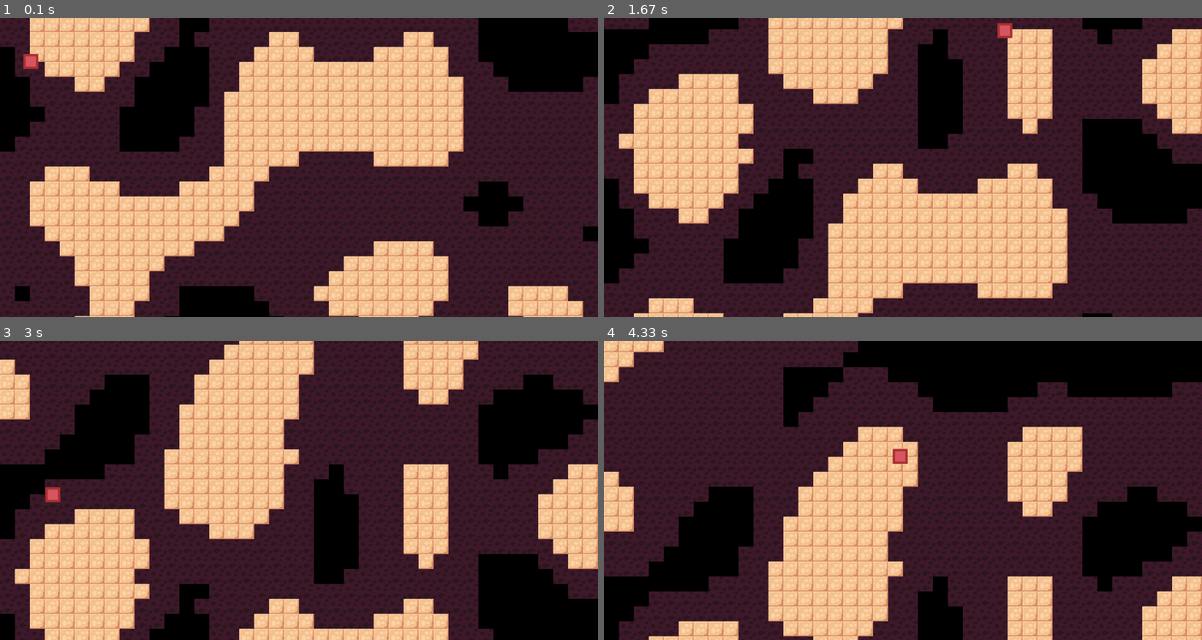
Above: before the commit, frames 1-4 (two rows, left to right).
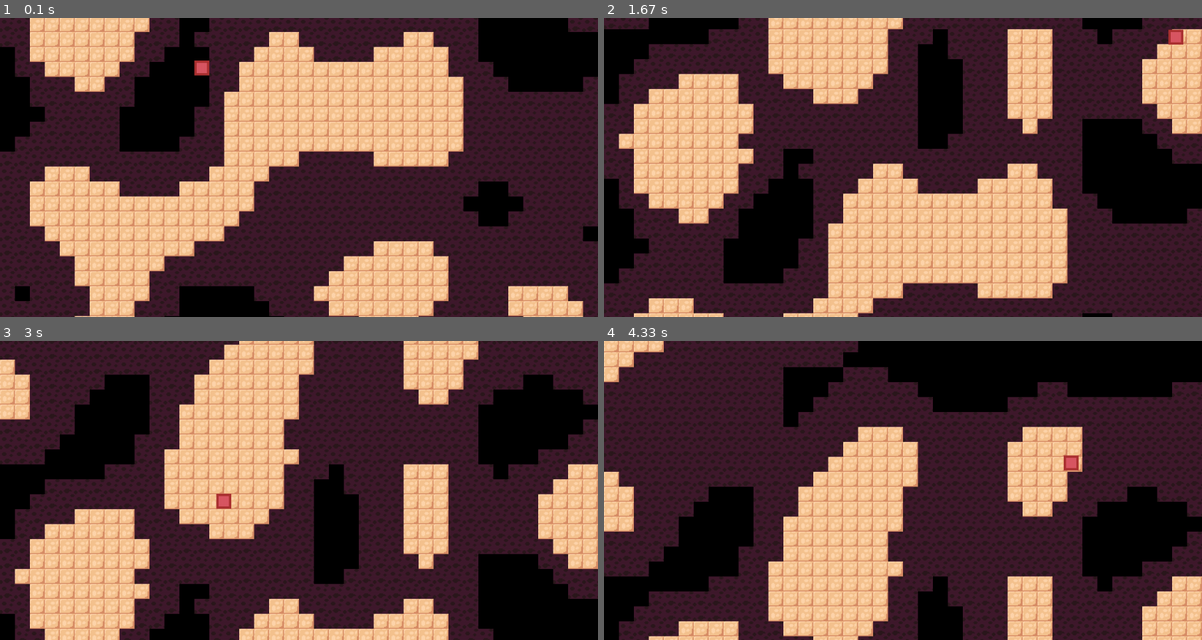
Above: after the commit, the same moments.

Repository: ARKANYOTA/Pygame-Test
Game: pygame game, started from scripts/index.py
Same seed, same stepped clock (60 frames per second), same inputs: the game is played once before the commit and once after it.
Inputs:
- Up to frame 1 (0.1 s): no input
- Up to frame 2 (1.67 s): hold D 0.33-0.8 s; hold W 0.83-1.13 s; tap Z at 0.9, 1.23, 1.53 s; hold D 1.17-1.63 s
- Up to frame 3 (3 s): hold A 1.67-2.2 s; tap Z at 1.73, 2.03, 2.3, 2.63, 2.93 s; hold S 2.23-2.53 s; hold A 2.57-2.97 s
- Up to frame 4 (4.33 s): hold W 3-3.37 s; tap Z at 3.07, 3.47, 3.77, 4.13 s; hold D 3.4-4.03 s; hold S from 4.07 s (still down)

The runs differ from the first frame. In frame 1, 0.3% of the frame differs, in the area x 3-35%, y 12-20%; in frame 2, 0.3%, in the area x 65-97%, y 1-9%; in frame 3, 0.3%; in frame 4, 0.3%.

Commit message:
Spiral Iteration

Diff:
--- a/scripts/index.py
+++ b/scripts/index.py
@@ -61,8 +61,10 @@
         noise.print_perlin_noise(DISPLAY, 0, noise.screenpos.y-BLOCKWIDTH, scrwidth//BLOCKWIDTH, scrheight//BLOCKWIDTH, BLOCKWIDTH)
 
         if len(players) == 0:
-            players.append(Player(DISPLAY, 1, 50, 50))
-            players[0].init()
+            playerposinit = noise.find_empty_xy(BLOCKWIDTH)
+            print(playerposinit)
+            players.append(Player(DISPLAY, 1, playerposinit[1], playerposinit[0]))
+            #players[0].init()
 
 
         for player in players:
--- a/scripts/perlinnoise.py
+++ b/scripts/perlinnoise.py
@@ -91,3 +91,28 @@
                 else:
                     pass
         return True
+
+    def find_empty_xy(self, blockw):
+        y=len(self.map)//2
+        x=len(self.map[0])//2
+        print(len(self.map))
+        for i in range(1,int(len(self.map))) :
+            print(i)
+            for k in range(1,i+1):
+                print(self.map[y][x],self.map[y-1][x], y, x)
+                if self.map[y][x]<0.45 and self.map[y-1][x]>0.45: #check if emplacement is clear (replace by 0 in next update)
+                    return y*blockw,x*blockw
+                else :
+                    if i%2==0:
+                        x-=1
+                    else :
+                        x+=1
+            for l in range(1,i+1):
+                print(self.map[y][x],self.map[y-1][x], y, x)
+                if self.map[y][x]<0.45 and self.map[y-1][x]>0.45: #check if emplacement is clear (replace by 0 in next update)
+                    return y*blockw,x*blockw
+                else :
+                    if i%2==0:
+                        y+=1
+                    else :
+                        y-=1
--- a/scripts/player.py
+++ b/scripts/player.py
@@ -70,20 +70,20 @@
     def isOnGround(self, map):
         # TODO: make it not a try:except
         try:
-            return map[(self.y + self.width) // self.width + 1][self.x // self.width] != 0
+            return map[(self.pos.y + self.width) // self.width + 1][self.pos.x // self.width] != 0
         except:
             return False
 
-    def init(self):
-        for x in range(0, 1100, 32):
-            for y in range(0, 700, 32):
-                # print("X=" + str(x) + " && Y=" + str(y) + ":", display.get_at((x, y)))
-                try:
-                    if self.display.get_at((x, y)) == (0, 0, 0, 255) and \
-                            self.display.get_at((x, y + 32)) == (246, 195, 143, 255):
-                        self.setposition(Vector2(x, y))
-                except:
-                    pass
+    # def init(self):
+    #     for x in range(0, 1100, 32):
+    #         for y in range(0, 700, 32):
+    #             # print("X=" + str(x) + " && Y=" + str(y) + ":", display.get_at((x, y)))
+    #             try:
+    #                 if self.display.get_at((x, y)) == (0, 0, 0, 255) and \
+    #                         self.display.get_at((x, y + 32)) == (246, 195, 143, 255):
+    #                     self.setposition(Vector2(x, y))
+    #             except:
+    #                 pass
 
     def update(self, map=0):
         self.velocity *= self.slipperiness
